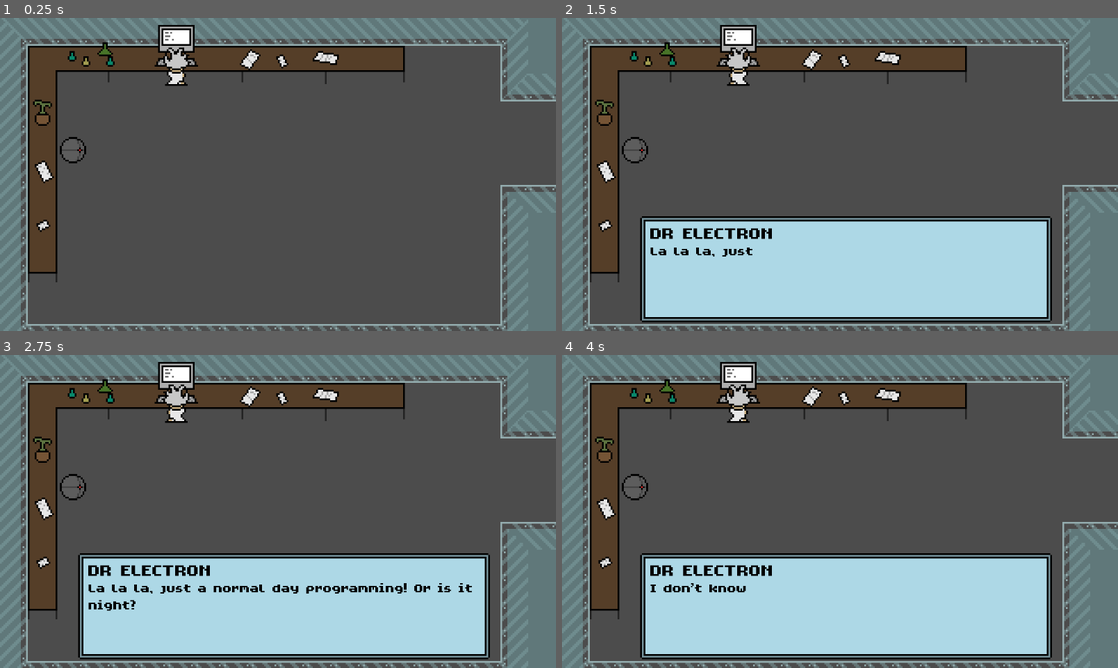
Above: before the commit, frames 1-4 (two rows, left to right).
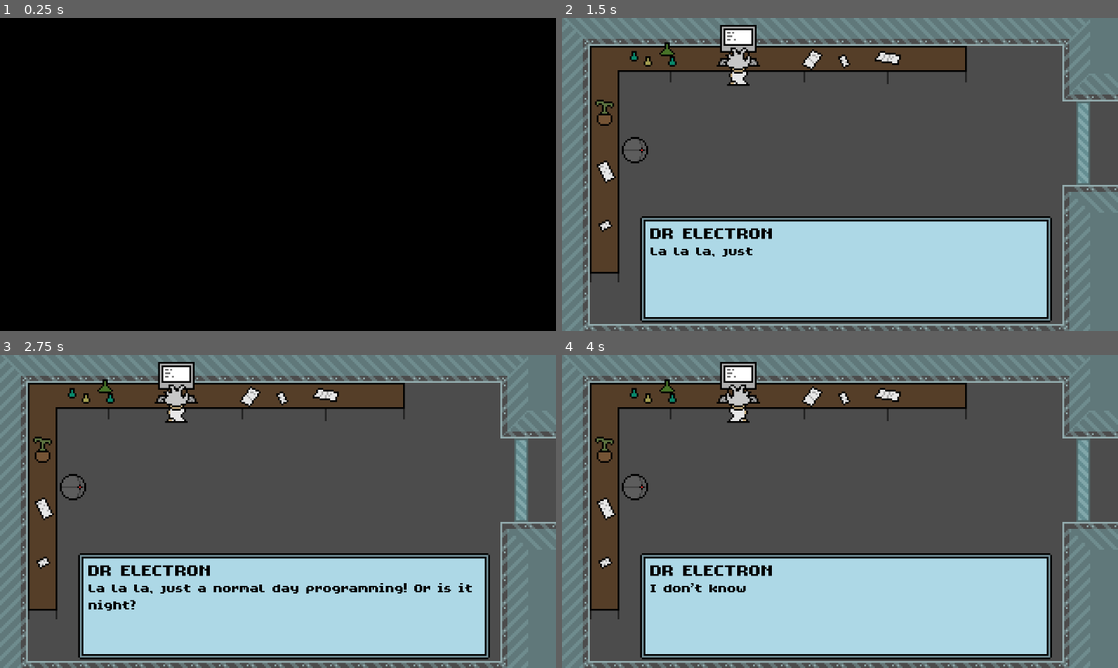
Above: after the commit, the same moments.

Repository: mirasl/wowie
Game: Godot game, scene res://SCENES/Office.tscn
Same seed, same stepped clock (60 frames per second), same inputs: the game is played once before the commit and once after it. The project has no main scene, so this scene is started directly.
Inputs:
- Up to frame 1 (0.25 s): no input
- Up to frame 2 (1.5 s): tap Enter (accept) at 0.5, 0.6 s; hold D (right) 0.53-1.28 s; hold S (down) from 1.28 s (still down); tap Shift (run) at 1.35 s
- Up to frame 3 (2.75 s): release S (down) at 2.03 s; hold D (right) from 2.03 s (still down); tap Enter (accept) at 2.1 s
- Up to frame 4 (4 s): release D (right) at 2.78 s; hold W (up) 2.78-3.53 s; tap Shift (run) at 2.85 s; hold A (left) from 3.53 s (still down); tap Enter (accept) at 3.6 s

The runs differ from the first frame. In frame 1, 98% of the frame differs, in the area x 0-100%, y 0-100%; in frame 2, 0.7%; in frame 3, 0.7%; in frame 4, 0.7%.

Commit message:
Finished intro and added fadeout

Diff:
--- /dev/null
+++ b/SCENES/Gate.gd
@@ -0,0 +1,13 @@
+extends StaticBody2D
+
+const SPINOUT_DURATION = 0.8
+
+func _on_Area2D_area_entered(area):
+	if area.get_collision_layer_bit(4): # sword
+		$CollisionShape2D.disabled = true
+		var t1 = get_tree().create_tween()
+		var t2 = get_tree().create_tween()
+		t1.tween_property(self, "position", Vector2(-600, 600), SPINOUT_DURATION)
+		t2.tween_property(self, "rotation_degrees", 720.0, SPINOUT_DURATION)
+		yield(get_tree().create_timer(SPINOUT_DURATION), "timeout")
+		queue_free()
--- /dev/null
+++ b/SCENES/Gate.tscn
@@ -0,0 +1,33 @@
+[gd_scene load_steps=5 format=2]
+
+[ext_resource path="res://ASSETS/gate.png" type="Texture" id=1]
+[ext_resource path="res://SCENES/Gate.gd" type="Script" id=2]
+
+[sub_resource type="RectangleShape2D" id=1]
+extents = Vector2( 4, 24 )
+
+[sub_resource type="RectangleShape2D" id=2]
+extents = Vector2( 5, 25 )
+
+[node name="Gate" type="StaticBody2D"]
+collision_layer = 0
+collision_mask = 5
+script = ExtResource( 2 )
+
+[node name="Sprite" type="Sprite" parent="."]
+texture = ExtResource( 1 )
+centered = false
+
+[node name="CollisionShape2D" type="CollisionShape2D" parent="."]
+position = Vector2( 4, 24 )
+shape = SubResource( 1 )
+
+[node name="Area2D" type="Area2D" parent="."]
+collision_layer = 0
+collision_mask = 16
+
+[node name="CollisionShape2D" type="CollisionShape2D" parent="Area2D"]
+position = Vector2( 4, 24 )
+shape = SubResource( 2 )
+
+[connection signal="area_entered" from="Area2D" to="." method="_on_Area2D_area_entered"]
--- a/SCENES/Office.gd
+++ b/SCENES/Office.gd
@@ -1,8 +1,9 @@
 extends "res://SCENES/Screenplay.gd"
 
 var textbox
-var check1 = true
-var check2 = true
+var check1 := true
+var check2 := true
+var check3 := true
 
 # script for intro
 func _ready():
@@ -14,6 +15,8 @@
 
 	yield(get_tree().create_timer(1), "timeout")
 	textbox = load_text_custom_speed("intro.json", 0.03)
+
+	$Overlay.hide()
 
 
 func _physics_process(delta):
@@ -36,6 +39,12 @@
 				check2 = false
 				textbox.queue_free()
 
+		if textbox.dialogPath == "res://dialogue/intro3.json":
+			if textbox.phraseNum == -1 and check3:
+				$AnimationPlayer.play("leave_room")
+				check3 = false
+				textbox.queue_free()
+
 
 func _on_AnimationPlayer_animation_finished(anim_name):
 	if anim_name == "checkout_robot":
@@ -46,6 +55,14 @@
 		yield(get_tree().create_timer(0.2), "timeout")
 		$ChargeBot.launch()
 		$AnimationPlayer.play("dodge_robot")
+		yield(get_tree().create_timer(2), "timeout")
+		textbox = load_text("intro3.json")
+
+	elif anim_name == "leave_room":
+		$Overlay.show()
+		$Overlay.modulate.a = 0
+		var t = get_tree().create_tween()
+		t.tween_property($Overlay, "modulate", Color(0, 0, 0, 1), 1)
 
 
 func _on_ChargeBot_get_player_position():
--- a/SCENES/Office.tscn
+++ b/SCENES/Office.tscn
@@ -10,6 +10,8 @@
 [ext_resource path="res://ASSETS/scientist/hey.png" type="Texture" id=8]
 [ext_resource path="res://SCENES/Office.gd" type="Script" id=9]
 [ext_resource path="res://SCENES/ChargeBot.tscn" type="PackedScene" id=10]
+[ext_resource path="res://SCENES/Gate.tscn" type="PackedScene" id=11]
+[ext_resource path="res://ASSETS/blank.png" type="Texture" id=12]
 
 [sub_resource type="RectangleShape2D" id=1]
 extents = Vector2( 7.375, 64.5 )
@@ -539,6 +541,23 @@
 "transitions": PoolRealArray( 1, 1 ),
 "update": 0,
 "values": [ Vector2( 0, 1 ), Vector2( 0, 0 ) ]
+}
+
+[sub_resource type="Animation" id=41]
+resource_name = "leave_room"
+length = 1.4
+step = 0.01
+tracks/0/type = "value"
+tracks/0/path = NodePath("Player:input_vector")
+tracks/0/interp = 1
+tracks/0/loop_wrap = true
+tracks/0/imported = false
+tracks/0/enabled = true
+tracks/0/keys = {
+"times": PoolRealArray( 0, 0.67, 0.68, 0.69 ),
+"transitions": PoolRealArray( 1, 1, 1, 1 ),
+"update": 0,
+"values": [ Vector2( 0, -1 ), Vector2( 0, 0 ), Vector2( 0, 0 ), Vector2( 1, 0 ) ]
 }
 
 [sub_resource type="Animation" id=39]
@@ -628,13 +647,23 @@
 anims/RESET = SubResource( 37 )
 anims/checkout_robot = SubResource( 38 )
 anims/dodge_robot = SubResource( 40 )
+anims/leave_room = SubResource( 41 )
 anims/walk_to_door = SubResource( 39 )
-
-[node name="CanvasLayer" type="CanvasLayer" parent="."]
 
 [node name="ChargeBot" parent="." instance=ExtResource( 10 )]
 position = Vector2( 42, 76 )
 rotation = 1.5708
 
+[node name="Gate" parent="." instance=ExtResource( 11 )]
+position = Vector2( 296, 48 )
+
+[node name="Overlay" type="Sprite" parent="."]
+modulate = Color( 0, 0, 0, 1 )
+scale = Vector2( 638.125, 360.125 )
+texture = ExtResource( 12 )
+centered = false
+
+[node name="CanvasLayer" type="CanvasLayer" parent="."]
+
 [connection signal="animation_finished" from="AnimationPlayer" to="." method="_on_AnimationPlayer_animation_finished"]
 [connection signal="get_player_position" from="ChargeBot" to="." method="_on_ChargeBot_get_player_position"]
--- /dev/null
+++ b/dialogue/intro3.json
@@ -0,0 +1,4 @@
+[
+    {"Name":"DR ELECTRON", "Text":"Yes! It worked!"},
+    {"Name":"DR ELECTRON", "Text":"Little guy, you're gonna be my ticket outta here!"}
+]
Binary file added: ASSETS/gate.png
Not shown, added: ASSETS/gate.png.import
Not shown: 1 places in SCENES/Office.tscn that only renumber resources
